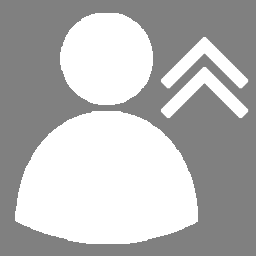
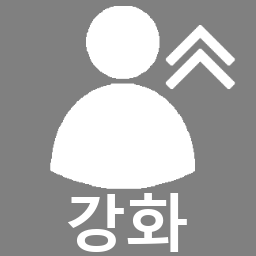
Before/after of a w=256, h=256 layered artwork. What changed in the layer stack:
added layer "강화" above "Upgrade" over [67, 193, 187, 252]
painted on "Upgrade" over [15, 6, 249, 244]
